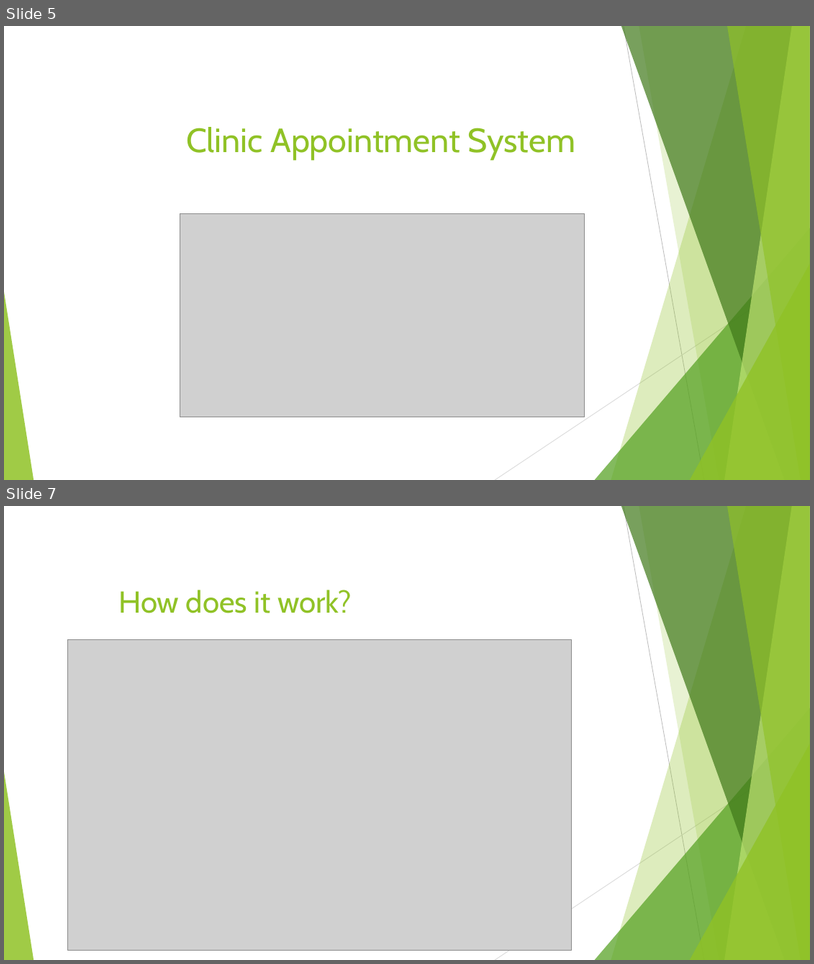
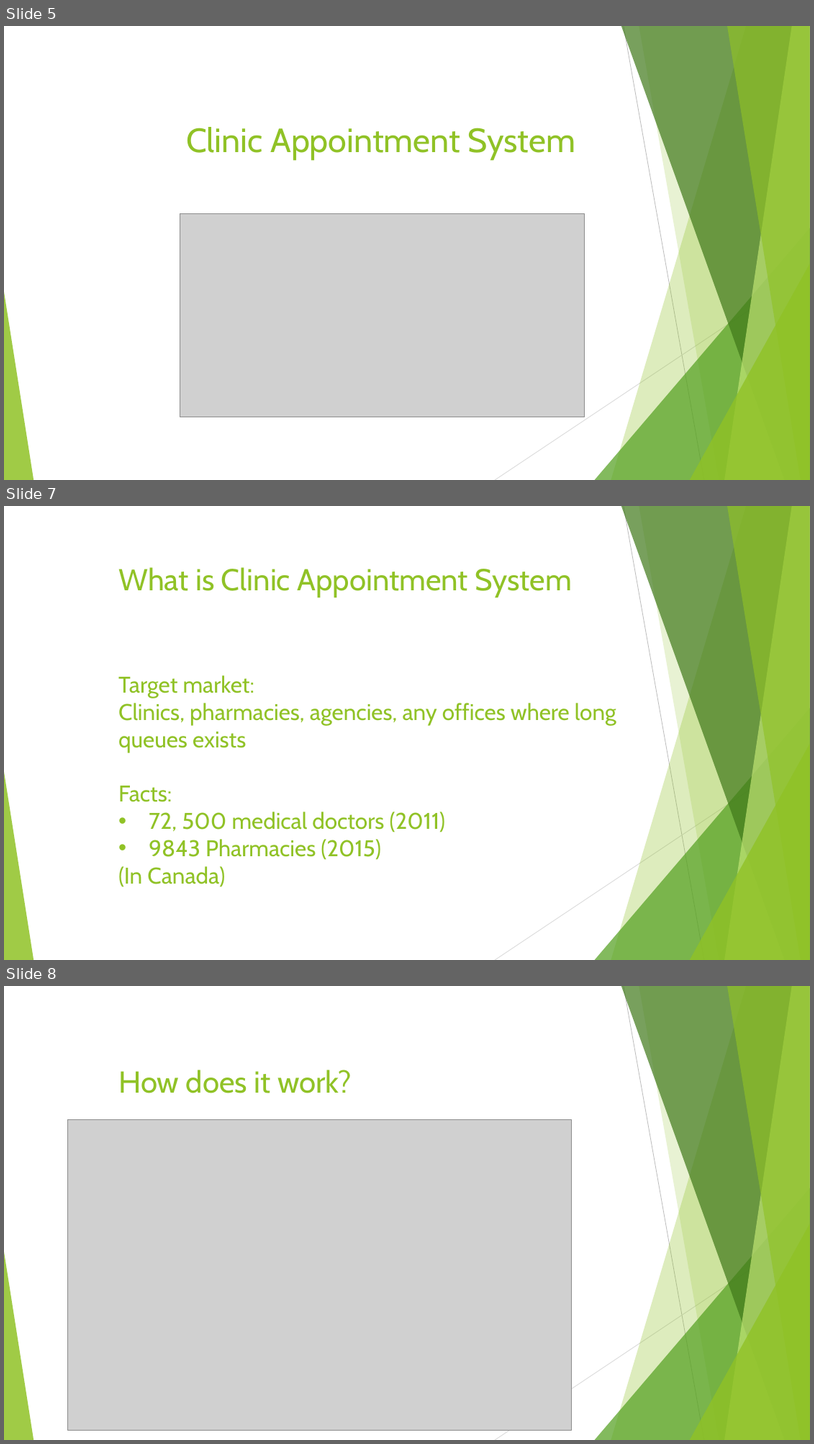
Before and after one commit to BowenZhuang/HRS, a slide deck: presentation.pptx. Shown one above the other, each under a label of ours: slides 5 and 7 before the commit, slides 5, 7 and 8 after it; the slides between them are not shown. The pictures are 814x964 and 814x1444 pixels, drawn with LibreOffice and Linux fonts; fonts in the diff are those of the drawing; grey boxes stand for pictures. Boxes give left, top, right and bottom in pixels: in the first picture for what was removed or moved away, otherwise in the second. Text is boxed around its words. In the diff, an @@ line names an element or a change of style, - is before the commit and + after.

```diff
--- a/presentation.pptx
+++ b/presentation.pptx
@@ slide 7 added at [4, 506, 810, 960], background #FFFFFF; not listed: 10 template elements that a slide beside it also shows @@
@@ title added at [118, 567, 572, 597], 36 pt, text #90C226 @@
+What is Clinic Appointment System
@@ text added at [118, 675, 617, 887], 27 pt, text #90C226 @@
+Target market:
+Clinics, pharmacies, agencies, any offices where long queues exists
+Facts:
+• 72, 500 medical doctors (2011)
+• 9843 Pharmacies (2015)
+(In Canada)
@@ what was slide 7 is now slide 8 @@
```
Also in this commit, not shown: 2 slides changed.
